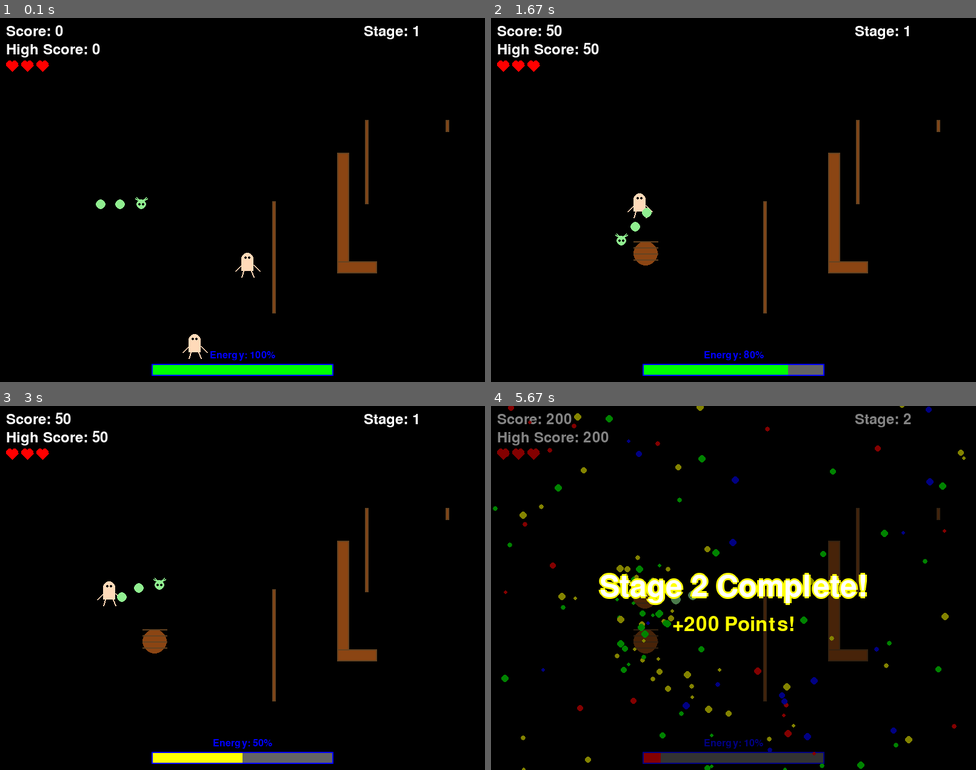
Above: before the commit, frames 1-4 (two rows, left to right).
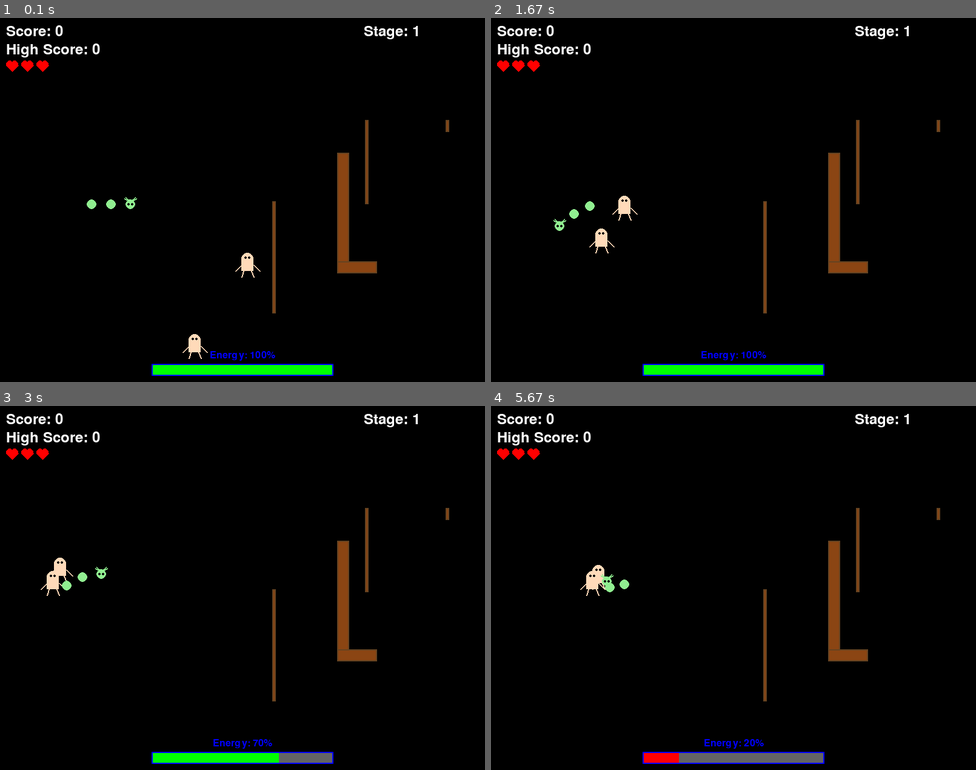
Above: after the commit, the same moments.

Repository: amitbatikoff/caterpillar-world-saver
Game: pygame game, started from caterpillar_web/main.py
Same seed, same stepped clock (60 frames per second), same inputs: the game is played once before the commit and once after it.
Inputs (mouse positions are in pixels of both pictures, inside the frame that each line leads up to):
- Up to frame 1 (0.1 s): no input
- Up to frame 2 (1.67 s): press the mouse at (796, 101) at 0.37 s; move the mouse to (675, 134) at 0.47 s; release the mouse at (554, 163) at 0.6 s; hold Left 0.67-1.2 s; hold Down 1.23-1.53 s; hold Left from 1.57 s (still down)
- Up to frame 3 (3 s): release Left at 1.97 s; hold Up 2-2.37 s; hold Right from 2.4 s (still down)
- Up to frame 4 (5.67 s): release Right at 3.03 s; hold S 3.07-3.43 s; hold Left 3.47-3.93 s; hold D 3.97-4.43 s; hold Up 4.47-4.77 s; hold D 4.8-5.27 s; hold Left from 5.3 s (still down)

The runs differ from the first frame. In frame 1, 0.2% of the frame differs, in the area x 17-31%, y 49-53%; in frame 2, 1.4%; in frame 3, 1.7%; in frame 4, 8.9%, in the area x 0-98%, y 0-100%.

Commit message:
Reverted celebration code changes and fixed timer logic

Diff:
--- a/caterpillar_web/main.py
+++ b/caterpillar_web/main.py
@@ -387,7 +387,9 @@
 
         self.touch_start = None
         self.touch_current = None
-        self.min_swipe_distance = 30
+        self.joystick_center = (80, SCREEN_HEIGHT - 80)  # Position of virtual joystick
+        self.joystick_radius = 40  # Size of virtual joystick
+        self.touch_threshold = 10  # Minimum distance for touch movement
 
         self.sprite_group = pygame.sprite.Group()
         self.enemy_group = pygame.sprite.Group()
@@ -537,9 +539,9 @@
             dx = self.touch_current[0] - self.touch_start[0]
             dy = self.touch_current[1] - self.touch_start[1]
 
-            if abs(dx) > self.min_swipe_distance:
+            if abs(dx) > self.touch_threshold:
                 touch_dir_x = 1 if dx > 0 else -1
-            if abs(dy) > self.min_swipe_distance:
+            if abs(dy) > self.touch_threshold:
                 touch_dir_y = 1 if dy > 0 else -1
 
         return touch_dir_x, touch_dir_y
@@ -547,7 +549,6 @@
     def handle_event(self, event):
         if event.type == pygame.QUIT:
             return False
-
         elif event.type == pygame.KEYDOWN:
             if event.key == pygame.K_ESCAPE:
                 self.paused = not self.paused
@@ -575,19 +576,33 @@
                 self.touch_current = event.pos
 
         elif event.type == pygame.FINGERDOWN:
-            x = int(event.x * self.screen_width)
-            y = int(event.y * self.screen_height)
+            # Convert touch coordinates to screen coordinates
+            x = event.x * SCREEN_WIDTH
+            y = event.y * SCREEN_HEIGHT
             self.touch_start = (x, y)
+            self.touch_current = (x, y)
+
+            if self.game_over:
+                # Check if touch is far from joystick for game restart
+                dist_to_joystick = math.sqrt((x - self.joystick_center[0])**2 +
+                                           (y - self.joystick_center[1])**2)
+                if dist_to_joystick > self.joystick_radius * 3:
+                    self.reset_game()
+
+        elif event.type == pygame.FINGERMOTION:
+            if self.touch_start is not None:
+                # Convert touch coordinates to screen coordinates
+                x = event.x * SCREEN_WIDTH
+                y = event.y * SCREEN_HEIGHT
+                self.touch_current = (x, y)
 
         elif event.type == pygame.FINGERUP:
             self.touch_start = None
             self.touch_current = None
-
-        elif event.type == pygame.FINGERMOTION:
-            if self.touch_start:
-                x = int(event.x * self.screen_width)
-                y = int(event.y * self.screen_height)
-                self.touch_current = (x, y)
+            # Reset movement when touch is released
+            if hasattr(self, 'player'):
+                self.player.dx = 0
+                self.player.dy = 0
 
         return True
 
@@ -804,15 +819,29 @@
         if not self.celebrating:
             for enemy in self.enemies:
                 if not enemy.converted:
-                    head_rect = self.player.segments[0]
-                    enemy_rect = pygame.Rect(enemy.rect.x, enemy.rect.y, enemy.width, enemy.height)
+                    # Create collision rectangles with reduced size for more precise detection
+                    head_rect = pygame.Rect(
+                        self.player.segments[0].x + 2,
+                        self.player.segments[0].y + 2,
+                        self.player.segments[0].width - 4,
+                        self.player.segments[0].height - 4
+                    )
+                    # Use full enemy rectangle for collision to match visuals
+                    enemy_rect = enemy.rect
 
                     tail_hit = False
                     for segment in self.player.segments[1:]:
-                        segment_rect = pygame.Rect(segment.x, segment.y, segment.width, segment.height)
+                        segment_rect = pygame.Rect(
+                            segment.x + 2,
+                            segment.y + 2,
+                            segment.width - 4,
+                            segment.height - 4
+                        )
+
                         if segment_rect.colliderect(enemy_rect):
                             tail_hit = True
                             if current_time - self.last_damage_time >= self.damage_cooldown:
+                                self.play_sound('collision')
                                 if self.player.lose_energy(10):
                                     if self.player.lives <= 0:
                                         self.game_over = True
@@ -821,7 +850,6 @@
                                         self.player.reset_position()
                                         self.reset_positions()
                                 self.last_damage_time = current_time
-                                self.play_sound('collision')
                             break
 
                     if not tail_hit and head_rect.colliderect(enemy_rect):
@@ -837,10 +865,10 @@
                         enemy.rect.x += math.cos(angle) * magnitude
                         enemy.rect.y += math.sin(angle) * magnitude
 
+            # Check if all enemies are converted
             if all(enemy.converted for enemy in self.enemies):
                 self.score += self.stage_requirements['bonus_points'](self.stage)
                 self.high_score = max(self.score, self.high_score)
-                self.stage += 1
                 self.celebrating = True
                 self.celebration_timer = 60
                 self.create_celebration_particles()
@@ -871,32 +899,118 @@
                 self.reset_game()
                 self.game_over = False
 
+    def draw_joystick(self):
+        if self.touch_start is not None:
+            # Draw joystick base
+            pygame.draw.circle(self.screen, (100, 100, 100), self.joystick_center, self.joystick_radius)
+
+            # Draw joystick handle
+            handle_pos = self.joystick_center
+            if self.touch_current is not None:
+                dx = self.touch_current[0] - self.joystick_center[0]
+                dy = self.touch_current[1] - self.joystick_center[1]
+                distance = math.sqrt(dx**2 + dy**2)
+
+                if distance > 0:
+                    # Limit handle position to joystick radius
+                    scale = min(distance, self.joystick_radius) / distance
+                    handle_x = self.joystick_center[0] + dx * scale
+                    handle_y = self.joystick_center[1] + dy * scale
+                    handle_pos = (handle_x, handle_y)
+
+            pygame.draw.circle(self.screen, (150, 150, 150), handle_pos, self.joystick_radius//2)
+
 async def main():
     game = Game()
     running = True
 
     while running:
         for event in pygame.event.get():
-            if not game.handle_event(event):
+            if event.type == pygame.QUIT:
                 running = False
-
-        if not game.paused and not game.game_over:
-            keys = pygame.key.get_pressed()
-            touch_dir_x, touch_dir_y = game.handle_input()
-            game.player.move(keys, game.walls)
-
-            for enemy in game.enemies:
-                enemy.move(game.player.segments, game.walls)
-
-            game.handle_collisions()
-
+            running = game.handle_event(event)
+
+        if not game.game_over:
             if game.celebrating:
-                game.celebration_timer -= 1
-                if game.celebration_timer <= 0:
+                game.particle_group.update()
+                if game.celebration_timer > 0:
+                    game.celebration_timer -= 1
+                else:
                     game.celebrating = False
                     if game.victory_sound and not game.victory_sound_played:
                         game.victory_sound.play()
                         game.victory_sound_played = True
+                    game.stage += 1  # Increment stage before resetting
+                    game.touch_start = None  # Reset touch state
+                    game.touch_current = None  # Reset touch state
+                    game.reset_stage()  # Reset game state for new stage
+                    continue  # Skip the rest of this frame
+
+            # Handle keyboard input regardless of celebration state
+            keys = pygame.key.get_pressed()
+            dx = 0
+            dy = 0
+            if keys[pygame.K_LEFT] or keys[pygame.K_a]:
+                dx = -1
+            if keys[pygame.K_RIGHT] or keys[pygame.K_d]:
+                dx = 1
+            if keys[pygame.K_UP] or keys[pygame.K_w]:
+                dy = -1
+            if keys[pygame.K_DOWN] or keys[pygame.K_s]:
+                dy = 1
+
+            # Handle touch/joystick input
+            if game.touch_current is not None:
+                delta_x = game.touch_current[0] - game.joystick_center[0]
+                delta_y = game.touch_current[1] - game.joystick_center[1]
+                distance = math.sqrt(delta_x**2 + delta_y**2)
+
+                if distance > game.touch_threshold:
+                    dx = delta_x / distance
+                    dy = delta_y / distance
+
+            if not game.celebrating:  # Only update player and enemies when not celebrating
+                # Update player movement
+                if dx != 0 or dy != 0:
+                    # Normalize diagonal movement
+                    length = math.sqrt(dx*dx + dy*dy)
+                    if length != 0:
+                        dx = dx/length
+                        dy = dy/length
+                    game.player.dx = dx * game.player.speed
+                    game.player.dy = dy * game.player.speed
+                else:
+                    game.player.dx = 0
+                    game.player.dy = 0
+
+                game.player.segments[0].x += game.player.dx
+                game.player.segments[0].y += game.player.dy
+
+                for wall in game.walls:
+                    if wall.collides_with(game.player.segments[0]):
+                        game.player.segments[0].x -= game.player.dx
+                        game.player.segments[0].y -= game.player.dy
+                        break
+
+                if (game.player.segments[0].left < 0 or game.player.segments[0].right > SCREEN_WIDTH or
+                    game.player.segments[0].top < 0 or game.player.segments[0].bottom > SCREEN_HEIGHT):
+                    game.player.segments[0].x -= game.player.dx
+                    game.player.segments[0].y -= game.player.dy
+
+                game.player.update_segments(game.player.segments[0].copy())
+
+                for enemy in game.enemies:
+                    enemy.move(game.player.segments, game.walls)
+
+                game.handle_collisions()
+
+                if game.celebrating:
+                    game.celebration_timer -= 1
+                    if game.celebration_timer <= 0:
+                        game.celebrating = False
+                        if game.victory_sound and not game.victory_sound_played:
+                            game.victory_sound.play()
+                            game.victory_sound_played = True
                     game.reset_stage()
 
         game.screen.blit(game.background, (0, 0))
@@ -975,6 +1089,8 @@
             restart_text_rect = restart_text.get_rect(center=restart_rect.center)
             game.screen.blit(restart_text, restart_text_rect)
 
+        game.draw_joystick()
+
         pygame.display.flip()
         game.clock.tick(60)
         await asyncio.sleep(0)
